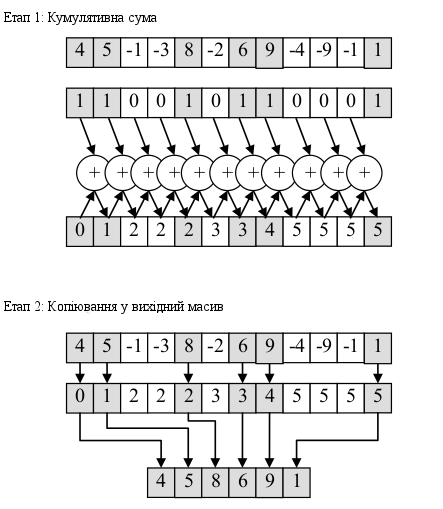
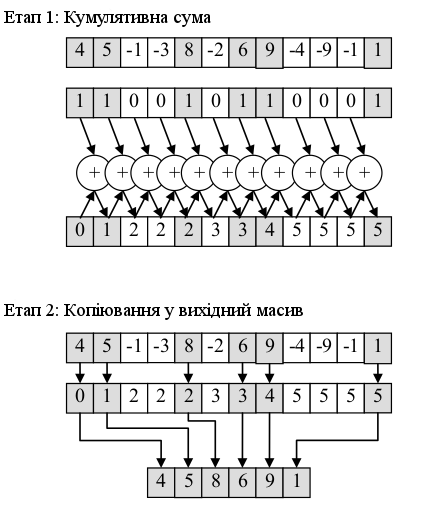
The second 443×509 image is a revision of the first. Changes to its layers:
painted on "Етап 2: Копіювання у вихідний ..." over bbox(4, 301, 303, 320)
painted on "Етап 1: Кумулятивна сума" over bbox(4, 11, 211, 27)
